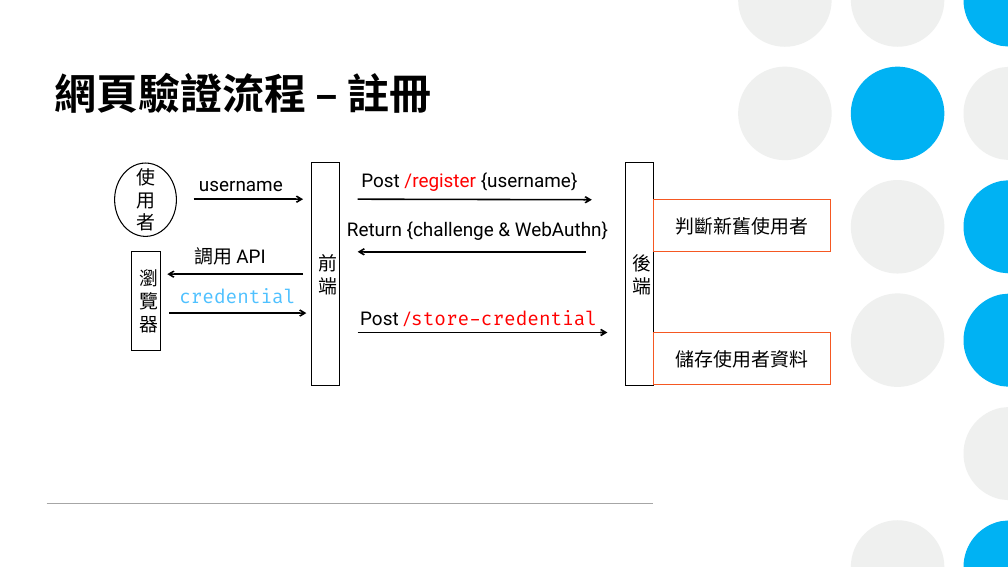
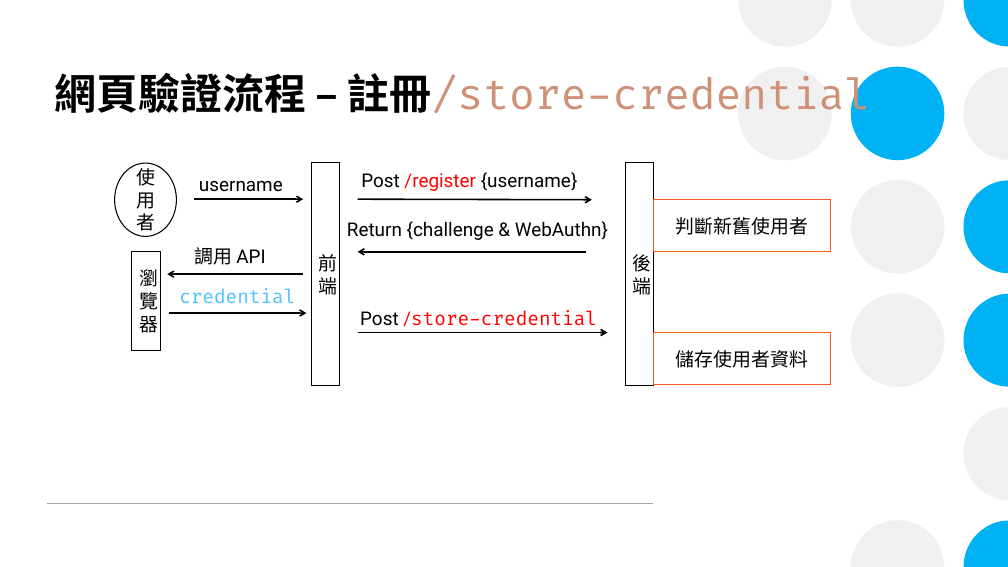
Before and after one commit to xiangerwu/Homework_Fido2, a slide deck: slide 7 of Fido2_Demo介紹.pptx. Drawn at 1008x567 pixels with LibreOffice and Linux fonts; fonts in the diff are those of the drawing. Boxes give left, top, right and bottom in pixels: in the first picture for what was removed or moved away, otherwise in the second. Text is boxed around its words. In the diff, an @@ line names an element or a change of style, - is before the commit and + after.

```diff
--- a/Fido2_Demo介紹.pptx
+++ b/Fido2_Demo介紹.pptx
@@ title at box(54, 73, 871, 120): text changed; font Roboto to Fira Code; text colour #000000 to #CE9178; bold off @@
-網頁驗證流程 – 註冊
+網頁驗證流程 – 註冊/store-credential
```
Also in this commit, not shown: 4 other slides changed, 7 slides added.
